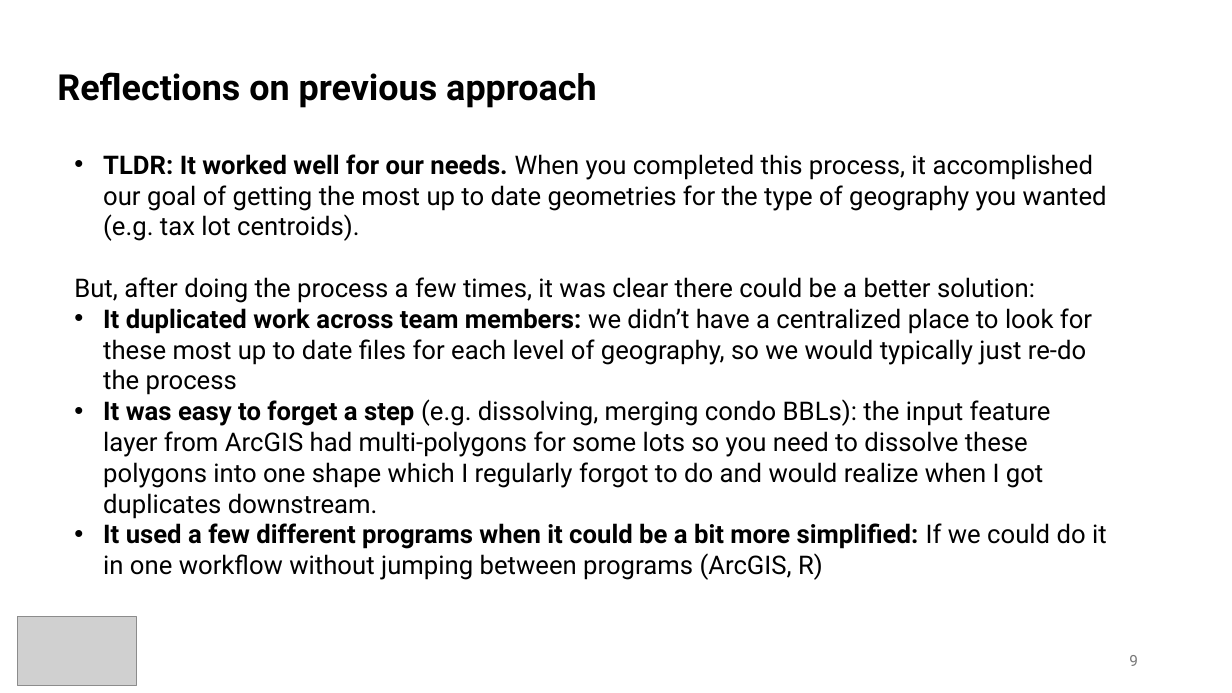
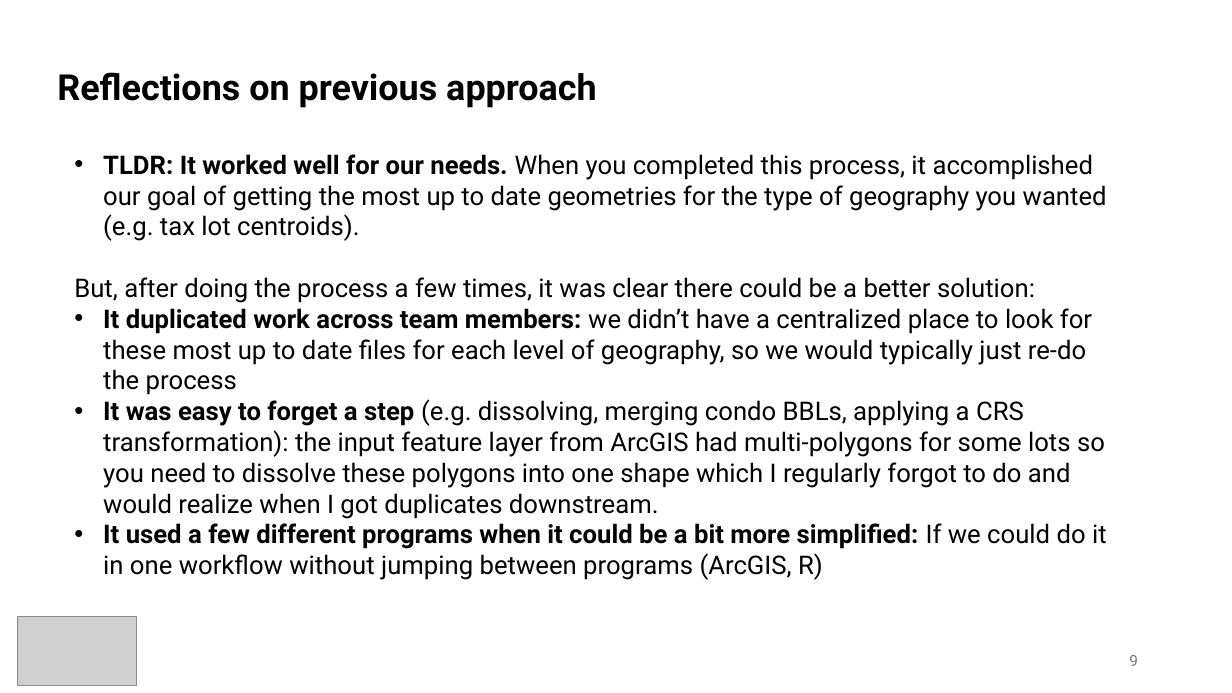
Before and after one commit to nycdepartmentoffinance/github_actions_demo, a slide deck: slide 9 of github_actions_anex.pptx. Drawn at 1232x693 pixels with LibreOffice and Linux fonts; fonts in the diff are those of the drawing; grey boxes stand for pictures. Boxes give left, top, right and bottom in pixels: in the first picture for what was removed or moved away, otherwise in the second. Text is boxed around its words. In the diff, an @@ line names an element or a change of style, - is before the commit and + after.

Commit message:
deleted transformation R script and updated anex ppt

```diff
--- a/github_actions_anex.pptx
+++ b/github_actions_anex.pptx
@@ text at (x1=103, y1=399, x2=1105, y2=519): text changed @@
-• It was easy to forget a step (e.g. dissolving, merging condo BBLs): the input feature layer from ArcGIS had multi-polygons for some lots so you need to dissolve these polygons into one shape which I regularly forgot to do and would realize when I got duplicates downstream.
+• It was easy to forget a step (e.g. dissolving, merging condo BBLs, applying a CRS transformation): the input feature layer from ArcGIS had multi-polygons for some lots so you need to dissolve these polygons into one shape which I regularly forgot to do and would realize when I got duplicates downstream.
```
Also in this commit, not shown: 3 other slides changed, 1 other file.
